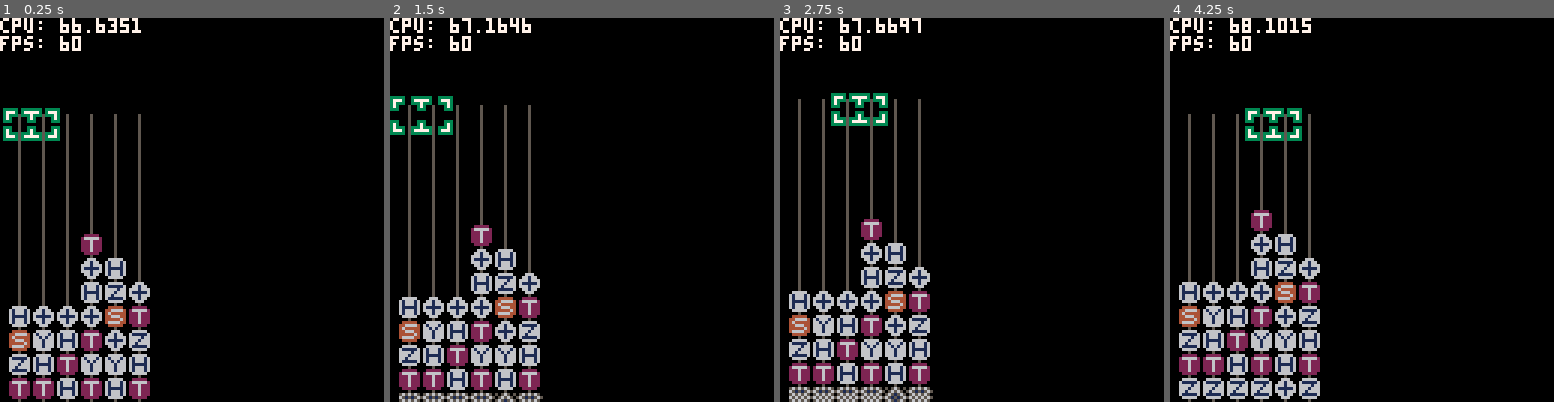
Above: before the commit, frames 1-4 (left to right).
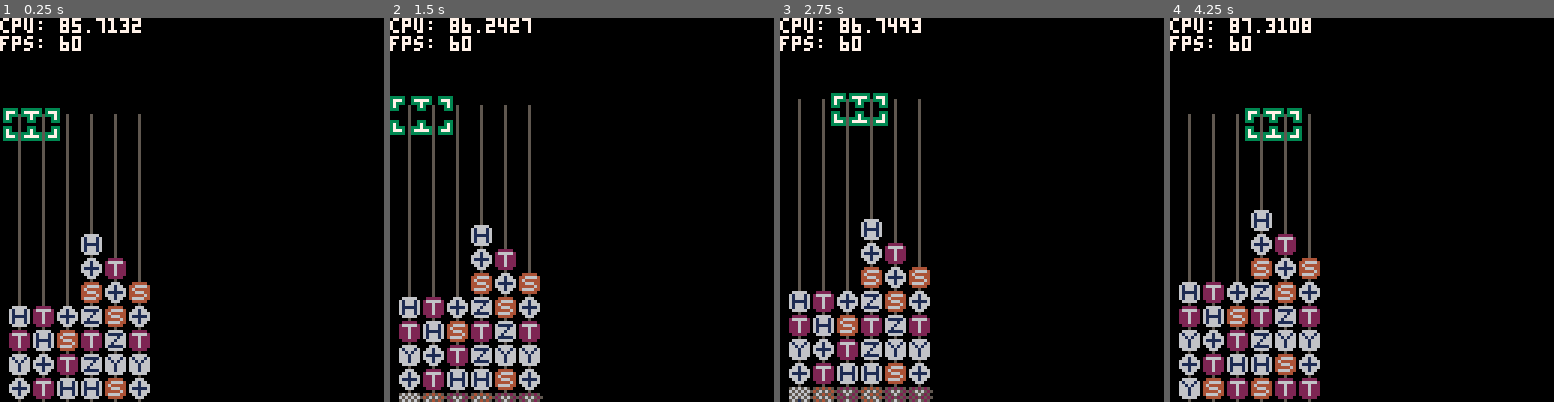
Above: after the commit, the same moments.

Repository: qniapp/quantattack
Game: PICO-8 cartridge qitaev.p8
Same seed, same stepped clock (60 frames per second), same inputs: the game is played once before the commit and once after it.
Inputs:
- Up to frame 1 (0.25 s): no input
- Up to frame 2 (1.5 s): tap O (Z key) at 0.7 s
- Up to frame 3 (2.75 s): hold Right 1.6-2.1 s; tap O (Z key) at 1.7, 2.1, 2.5 s; hold Up 2.15-2.42 s; hold Right from 2.47 s (still down)
- Up to frame 4 (4.25 s): tap O (Z key) every 0.4 s from 2.9 to 4.1 s; release Right at 3.03 s; hold Left 3.08-3.58 s; hold Down 3.63-3.97 s; hold Right from 4.02 s (still down)

The runs differ from the first frame. In frame 1, 4.2% of the frame differs, in the area x 2-40%, y 0-100%; in frame 2, 4.5%; in frame 3, 4.6%; in frame 4, 5.6%.

Commit message:
cnot を落とせるようにする

Diff:
--- a/qitaev.p8
+++ b/qitaev.p8
@@ -2,8 +2,10 @@
 version 36
 __lua__
 colors = {
+  ["dark_blue"] = 1,
   ["dark_purple"] = 2,
   ["dark_green"] = 3,
+  ["brown"] = 4,
   ["dark_grey"] = 5,
   ["light_grey"] = 6,
   ["white"] = 7,
@@ -80,64 +82,64 @@
       end
     end
 
-    if (board:idle_gate_at(x, y).type == "h" and
-        board:idle_gate_at(x, y + 1).type == "h") then
+    if (board:idle_gate_at(x, y):is_h() and
+        board:idle_gate_at(x, y + 1):is_h()) then
       return {
         { ["dx"] = 0, ["dy"] = 0, ["gate"] = gate.i() },
         { ["dx"] = 0, ["dy"] = 1, ["gate"] = gate.i() },
       }
     end
 
-    if (board:idle_gate_at(x, y).type == "x" and
-        board:idle_gate_at(x, y + 1).type == "x") then
+    if (board:idle_gate_at(x, y):is_x() and
+        board:idle_gate_at(x, y + 1):is_x()) then
       return {
         { ["dx"] = 0, ["dy"] = 0, ["gate"] = gate.i() },
         { ["dx"] = 0, ["dy"] = 1, ["gate"] = gate.i() },
       }
     end
 
-    if (board:idle_gate_at(x, y).type == "y" and
-        board:idle_gate_at(x, y + 1).type == "y") then
+    if (board:idle_gate_at(x, y):is_y() and
+        board:idle_gate_at(x, y + 1):is_y()) then
       return {
         { ["dx"] = 0, ["dy"] = 0, ["gate"] = gate.i() },
         { ["dx"] = 0, ["dy"] = 1, ["gate"] = gate.i() },
       }
     end
 
-    if (board:idle_gate_at(x, y).type == "z" and
-        board:idle_gate_at(x, y + 1).type == "z") then
+    if (board:idle_gate_at(x, y):is_z() and
+        board:idle_gate_at(x, y + 1):is_z()) then
       return {
         { ["dx"] = 0, ["dy"] = 0, ["gate"] = gate.i() },
         { ["dx"] = 0, ["dy"] = 1, ["gate"] = gate.i() },
       }
     end
 
-    if (board:idle_gate_at(x, y).type == "z" and
-        board:idle_gate_at(x, y + 1).type == "x") then
+    if (board:idle_gate_at(x, y):is_z() and
+        board:idle_gate_at(x, y + 1):is_x()) then
       return {
         { ["dx"] = 0, ["dy"] = 0, ["gate"] = gate.i() },
         { ["dx"] = 0, ["dy"] = 1, ["gate"] = gate.y() },
       }
     end
 
-    if (board:idle_gate_at(x, y).type == "x" and
-        board:idle_gate_at(x, y + 1).type == "z") then
+    if (board:idle_gate_at(x, y):is_x() and
+        board:idle_gate_at(x, y + 1):is_z()) then
       return {
         { ["dx"] = 0, ["dy"] = 0, ["gate"] = gate.i() },
         { ["dx"] = 0, ["dy"] = 1, ["gate"] = gate.y() },
       }
     end
 
-    if (board:idle_gate_at(x, y).type == "s" and
-        board:idle_gate_at(x, y + 1).type == "s") then
+    if (board:idle_gate_at(x, y):is_s() and
+        board:idle_gate_at(x, y + 1):is_s()) then
       return {
         { ["dx"] = 0, ["dy"] = 0, ["gate"] = gate.i() },
         { ["dx"] = 0, ["dy"] = 1, ["gate"] = gate.z() },
       }
     end
 
-    if (board:idle_gate_at(x, y).type == "t" and
-        board:idle_gate_at(x, y + 1).type == "t") then
+    if (board:idle_gate_at(x, y):is_t() and
+        board:idle_gate_at(x, y + 1):is_t()) then
       return {
         { ["dx"] = 0, ["dy"] = 0, ["gate"] = gate.i() },
         { ["dx"] = 0, ["dy"] = 1, ["gate"] = gate.s() },
@@ -154,9 +156,9 @@
       end
     end
 
-    if (board:idle_gate_at(x, y).type == "h" and
-        board:idle_gate_at(x, y + 1).type == "x" and
-        board:idle_gate_at(x, y + 2).type == "h") then
+    if (board:idle_gate_at(x, y):is_h() and
+        board:idle_gate_at(x, y + 1):is_x() and
+        board:idle_gate_at(x, y + 2):is_h()) then
       return {
         { ["dx"] = 0, ["dy"] = 0, ["gate"] = gate.i() },
         { ["dx"] = 0, ["dy"] = 1, ["gate"] = gate.i() },
@@ -164,9 +166,9 @@
       }
     end
 
-    if (board:idle_gate_at(x, y).type == "h" and
-        board:idle_gate_at(x, y + 1).type == "z" and
-        board:idle_gate_at(x, y + 2).type == "h") then
+    if (board:idle_gate_at(x, y):is_h() and
+        board:idle_gate_at(x, y + 1):is_z() and
+        board:idle_gate_at(x, y + 2):is_h()) then
       return {
         { ["dx"] = 0, ["dy"] = 0, ["gate"] = gate.i() },
         { ["dx"] = 0, ["dy"] = 1, ["gate"] = gate.i() },
@@ -174,9 +176,9 @@
       }
     end
 
-    if (board:idle_gate_at(x, y).type == "s" and
-        board:idle_gate_at(x, y + 1).type == "z" and
-        board:idle_gate_at(x, y + 2).type == "s") then
+    if (board:idle_gate_at(x, y):is_s() and
+        board:idle_gate_at(x, y + 1):is_z() and
+        board:idle_gate_at(x, y + 2):is_s()) then
       return {
         { ["dx"] = 0, ["dy"] = 0, ["gate"] = gate.i() },
         { ["dx"] = 0, ["dy"] = 1, ["gate"] = gate.i() },
@@ -184,6 +186,27 @@
       }
     end
 
+    -- c -- x   x -- c
+    -- x -- c   c -- x  -->
+    -- c -- x,  x -- c       swap -- swap
+    if (board:idle_gate_at(x, y):is_c() and
+       (board:idle_gate_at(x, y + 1):is_cnot_x()) and
+        board:idle_gate_at(x, y + 2):is_c() and
+        board:idle_gate_at(board:idle_gate_at(x, y).xx, y + 1):is_c() and
+        board:idle_gate_at(board:idle_gate_at(x, y).xx, y + 2):is_cnot_x()) then
+      local dx = board:idle_gate_at(x, y).xx - x
+      return {
+        { ["dx"] = 0, ["dy"] = 0, ["gate"] = gate.i() }, { ["dx"] = dx, ["dy"] = 0, ["gate"] = gate.i() },
+        { ["dx"] = 0, ["dy"] = 1, ["gate"] = gate.i() }, { ["dx"] = dx, ["dy"] = 1, ["gate"] = gate.i() },
+        { ["dx"] = 0, ["dy"] = 2, ["gate"] = gate.swap() }, { ["dx"] = dx, ["dy"] = 2, ["gate"] = gate.swap() },
+      }
+    end
+
+    -- todo:
+    -- h    h
+    -- c -- x  -->
+    -- h    h       x -- c
+
     return {}
   end,
 }
@@ -192,6 +215,7 @@
   cols = 6,
   rows = 12,
   next_row = 1,
+  cnot_probability = 0.1,
 
   new = function(self, top, left)
     local b = {
@@ -208,7 +232,7 @@
           self.gate[x] = {}
           for y = board.rows + board.next_row, 1, -1 do
             if y >= board.rows - 2 or
-               (y < board.rows - 2 and y >= 6 and rnd(1) > (y - 11) * -0.1 and self.gate[x][y + 1].type ~= "i") then
+               (y < board.rows - 2 and y >= 6 and rnd(1) > (y - 11) * -0.1 and (not self.gate[x][y + 1]:is_i())) then
               repeat
                 self:set(x, y, self:_random_gate())
               until (#gate_reduction_rules:reduce(self, x, y, true) == 0)
@@ -259,9 +284,32 @@
             else
               gate:draw(x, y - self.raised_dots)
             end
+          end
+        end
+
+        for bx = 1, board.cols do
+          for by = board.rows + board.next_row, 1, -1 do
+            local x = self.left + (bx - 1) * gate.size
+            local y = self.top + (by - 1) * gate.size
+            local gate = self.gate[bx][by]
+
+            -- draw cnot laser
+            if gate:is_c() and rnd(1) > 0.3 then
+              local lx0 = x + 3
+              local ly0 = y + 3 - self.raised_dots
+              local lx1 = self.left + (self.gate[bx][by].xx - 1) * 8 + 3
+              local ly1 = ly0
+
+              line(lx0, ly0, lx1, ly1, colors.yellow)
+            end
+
+            -- draw cnot gates over the cnot laser
+            if gate:is_c() or gate:is_cnot_x() then
+              gate:draw(x, y - self.raised_dots)
+            end
 
             if (by == board.rows + board.next_row) then
-              spr(15, x, y - self.raised_dots)
+              spr(64, x, y - self.raised_dots)
             end
           end
         end
@@ -277,11 +325,52 @@
           return false
         end
 
+        left_gate:swap_with_right()
         right_gate:swap_with_left()
-        left_gate:swap_with_right()
-
+
+        self:set(xr, y, left_gate)
         self:set(xl, y, right_gate)
-        self:set(xr, y, left_gate)
+
+        -- c x
+        -- c _ _ x
+        if (left_gate:is_c()) then
+          if left_gate.xx == xr then
+            left_gate.xx = xl
+          end
+          local x_gate = self.gate[left_gate.xx][y]
+          assert(x_gate:is_cnot_x())
+          x_gate.cx = xr
+        end
+        -- _ _ x c
+        -- x _ _ c
+        if (right_gate:is_c()) then
+          if right_gate.xx == xl then
+            right_gate.xx = xr
+          end
+          local x_gate = self.gate[right_gate.xx][y]
+          assert(x_gate:is_cnot_x())
+          x_gate.cx = xl
+        end
+        -- x c
+        -- x _ _ c
+        if (left_gate:is_cnot_x()) then
+          if left_gate.cx == xr then
+            left_gate.cx = xl
+          end
+          local c_gate = self.gate[left_gate.cx][y]
+          assert(c_gate:is_c())
+          c_gate.xx = xr
+        end
+        -- _ _ c x
+        -- c _ _ x
+        if (right_gate:is_cnot_x()) then
+          if right_gate.cx == xl then
+            right_gate.cx = xr
+          end
+          local c_gate = self.gate[right_gate.cx][y]
+          assert(c_gate:is_c())
+          c_gate.xx = xl
+        end
       end,
 
       is_swappable = function(self, left_gate, right_gate)
@@ -324,7 +413,7 @@
             local gate = self.gate[x][y]
             local gate_below = self.gate[x][y + 1]
 
-            if (gate.type ~= "i" and
+            if ((not gate:is_i()) and
                 gate:is_dropped() and
                 gate.tick_drop == 0 and
                 (gate_below == nil or (not gate_below:is_dropped()))) then
@@ -359,30 +448,96 @@
       drop_gates = function(self)
         for x = 1, board.cols do
           for y = board.rows - 1, 1, -1 do
-            local ty = y
-            local gate_below = self.gate[x][ty + 1]
-            while (gate_below ~= nil and
-                   self.gate[x][ty].type != "i" and
-                   self.gate[x][ty]:is_idle() and
-                   gate_below:is_idle() and
-                   gate_below.type == "i") do
-              self.gate[x][ty + 1] = self.gate[x][ty]
-              self.gate[x][ty] = gate.i()
-              ty += 1
-              gate_below = self.gate[x][ty + 1]
-            end
-
-            if (ty > y) then
-              self.gate[x][ty]:dropped()
-            end
-          end
-        end
+            local tmp_y = y
+
+            while ((not self.gate[x][tmp_y]:is_c()) and
+                   (not self.gate[x][tmp_y]:is_cnot_x()) and
+                    self:is_droppable(x, tmp_y)) do
+              self.gate[x][tmp_y + 1] = self.gate[x][tmp_y]
+              self.gate[x][tmp_y] = gate.i()
+              tmp_y += 1
+            end
+
+            if (tmp_y > y) then
+              self.gate[x][tmp_y]:dropped()
+            end
+          end
+        end
+
+        -- drop cnot pairs
+        for x = 1, board.cols do
+          for y = board.rows - 1, 1, -1 do
+            local tmp_y = y
+
+            while (self.gate[x][tmp_y]:is_c() and
+                   self.gate[x][tmp_y]:is_idle() and
+                   self:is_droppable(x, tmp_y) and
+                   (not self:overlap_with_cnot(x, tmp_y + 1)) and
+                   self:is_droppable(self.gate[x][tmp_y].xx, tmp_y) and
+                   (not self:overlap_with_cnot(self.gate[x][tmp_y].xx, tmp_y + 1))) do
+              local cnot_c = self.gate[x][tmp_y]
+              local cnot_x = self.gate[cnot_c.xx][tmp_y]
+
+              assert(cnot_x:is_cnot_x())
+
+              self.gate[x][tmp_y + 1] = cnot_c
+              self.gate[x][tmp_y] = gate.i()
+              self.gate[cnot_c.xx][tmp_y + 1] = cnot_x
+              self.gate[cnot_c.xx][tmp_y] = gate.i()
+              tmp_y += 1
+            end
+
+            if (tmp_y > y) then
+              self.gate[x][tmp_y]:dropped()
+            end
+          end
+        end
+      end,
+
+      is_droppable = function(self, x, y)
+        local result = false
+        local gate = self.gate[x][y]
+        local gate_below = self.gate[x][y + 1]
+
+        return ((not gate:is_i()) and
+                 gate:is_idle() and
+                 y + 1 <= board.rows and
+                 gate_below:is_i())
+      end,
+
+      overlap_with_cnot = function(self, x, y)
+        local control_gate = nil
+        local x_gate = nil
+        local control_gate_x = nil
+        local x_gate_x = nil
+
+        for bx = 1, board.cols do
+          if self.gate[bx][y]:is_c() then
+            control_gate = self.gate[bx][y]
+            control_gate_x = bx
+          end
+          if self.gate[bx][y]:is_cnot_x() then
+            x_gate = self.gate[bx][y]
+            x_gate_x = bx
+          end
+        end
+
+        if control_gate == nil and x_gate == nil then
+          return false
+        end
+
+        if (control_gate_x < x and x < x_gate_x) or
+           (x_gate_x < x and x < control_gate_x) then
+          return true
+        end
+
+        return false
       end,
 
       insert_gates_at_bottom = function(self)
         for x = 1, board.cols do
           for y = 1, board.rows + board.next_row - 1 do
-            if y == 1 and self.gate[x][y].type ~= 'i' then
+            if y == 1 and (not self.gate[x][y]:is_i()) then
               self:game_over()
             else
               self.gate[x][y] = self.gate[x][y + 1]
@@ -396,6 +551,26 @@
             gate_reduction_rules:reduce(self, x, board.rows - 1, true)
           until (#gate_reduction_rules:reduce(self, x, board.rows, true) == 0)
         end
+
+        -- maybe add cnot
+        if rnd(1) < board.cnot_probability then
+          local cx = flr(rnd(board.cols)) + 1
+          local xx = nil
+          repeat
+            xx = flr(rnd(board.cols)) + 1
+          until xx ~= cx
+
+          local x_gate = gate.x(cx)
+          local control_gate = gate.c(xx)
+          self:set(xx, board.rows + board.next_row, x_gate)
+          self:set(cx, board.rows + board.next_row, control_gate)
+
+          local cnot_left_x = min(cx, xx)
+          local cnot_right_x = max(cx, xx)
+          for x = cnot_left_x + 1, cnot_right_x - 1 do
+            self:set(x, board.rows + board.next_row, gate.i())
+          end
+        end
       end,
 
       update_gates = function(self)
@@ -420,12 +595,12 @@
       -- private
 
       _random_gate = function(self)
-        local non_i_c_gate = nil
+        local g = nil
         repeat
-          non_i_c_gate = gate:new(gate.types[flr(rnd(#gate.types)) + 1])
-        until non_i_c_gate.type ~= "i" and non_i_c_gate.type ~= "c"
-
-        return non_i_c_gate
+          g = gate:new(gate.types[flr(rnd(#gate.types)) + 1])
+        until ((not g:is_i()) and (not g:is_c()) and (not g:is_swap()))
+
+        return g
       end,
     }
 
@@ -436,7 +611,7 @@
 }
 
 wire = {
-  _sprite = 14,
+  _sprite = 65,
 
   draw = function(self, x, y)
     spr(self._sprite, x, y)
@@ -444,7 +619,7 @@
 }
 
 gate = {
-  types = {"h", "x", "y", "z", "s", "t", "c", "i"},
+  types = {"h", "x", "y", "z", "s", "t", "c", "swap", "i"},
 
   sprites = {
     ["idle"] = {
@@ -455,6 +630,7 @@
       ["s"] = 4,
       ["t"] = 5,
       ["c"] = 6,
+      ["swap"] = 7,
     },
     ["dropped"] = {
       ["h"] = 16,
@@ -464,6 +640,7 @@
       ["s"] = 20,
       ["t"] = 21,
       ["c"] = 22,
+      ["swap"] = 23,
     },
     ["jumping"] = {
       ["h"] = 48,
@@ -473,6 +650,7 @@
       ["s"] = 52,
       ["t"] = 53,
       ["c"] = 54,
+      ["swap"] = 55,
     },
     ["falling"] = {
       ["h"] = 32,
@@ -482,33 +660,37 @@
       ["s"] = 36,
       ["t"] = 37,
       ["c"] = 38,
+      ["swap"] = 39,
     },
     ["match_up"] = {
-      ["h"] = 7,
-      ["x"] = 8,
-      ["y"] = 9,
-      ["z"] = 10,
-      ["s"] = 11,
-      ["t"] = 12,
-      ["c"] = 13,
+      ["h"] = 8,
+      ["x"] = 9,
+      ["y"] = 10,
+      ["z"] = 11,
+      ["s"] = 12,
+      ["t"] = 13,
+      ["c"] = 14,
+      ["swap"] = 15,
     },
     ["match_middle"] = {
-      ["h"] = 23,
-      ["x"] = 24,
-      ["y"] = 25,
-      ["z"] = 26,
-      ["s"] = 27,
-      ["t"] = 28,
-      ["c"] = 29,
+      ["h"] = 24,
+      ["x"] = 25,
+      ["y"] = 26,
+      ["z"] = 27,
+      ["s"] = 28,
+      ["t"] = 29,
+      ["c"] = 30,
+      ["swap"] = 31,
     },
     ["match_down"] = {
-      ["h"] = 39,
-      ["x"] = 40,
-      ["y"] = 41,
-      ["z"] = 42,
-      ["s"] = 43,
-      ["t"] = 44,
-      ["c"] = 45,
+      ["h"] = 40,
+      ["x"] = 41,
+      ["y"] = 42,
+      ["z"] = 43,
+      ["s"] = 44,
+      ["t"] = 45,
+      ["c"] = 46,
+      ["swap"] = 47,
     },
   },
 
@@ -524,13 +706,21 @@
       _state = "idle",
 
       draw = function(self, x, y)
-        if self.type == "i" then return end
+        if self:is_i() then return end
+
+        if self:is_cnot_x() then
+          pal(colors.light_grey, colors.brown)
+          pal(colors.dark_blue, colors.light_grey)
+        end
 
         spr(self:_sprite(), x, y)
+
+        pal(colors.light_grey, colors.light_grey)
+        pal(colors.dark_blue, colors.dark_blue)
       end,
 
       replace_with = function(self, other)
-        assert(self.type ~= "i")
+        assert(not self:is_i())
         assert(other.type)
 
         if self._state != "idle" then
@@ -621,6 +811,47 @@
 
       is_changing_to_i = function(self)
         return self.tick_match == gate.num_frames_match - 1 and self.replace_with_type == "i"
+      end,
+
+      is_h = function(self)
+        return self.type == "h"
+      end,
+
+      is_x = function(self)
+        return self.type == "x" and self.cx == nil
+      end,
+
+      is_cnot_x = function(self)
+        return self.type == "x" and self.cx != nil
+      end,
+
+      is_y = function(self)
+        return self.type == "y"
+      end,
+
+      is_z = function(self)
+        return self.type == "z"
+      end,
+
+      is_s = function(self)
+        return self.type == "s"
+      end,
+
+      is_t = function(self)
+        return self.type == "t"
+      end,
+
+      is_c = function(self)
+        -- assert(self.xx)
+        return self.type == "c"
+      end,
+
+      is_swap = function(self)
+        return self.type == "swap"
+      end,
+
+      is_i = function(self)
+        return self.type == "i"
       end,
 
       -- private
@@ -658,18 +889,37 @@
   end,
 }
 
-gate.x = function()
-  return gate:new("x")
+gate.x = function(cx)
+  local x = gate:new("x")
+  if cx ~= nil then
+    x.cx = cx
+  end
+
+  return x
 end
+
 gate.y = function()
   return gate:new("y")
 end
+
 gate.z = function()
   return gate:new("z")
 end
+
 gate.s = function()
   return gate:new("s")
 end
+
+gate.c = function(xx)
+  local c = gate:new("c")
+  c.xx = xx
+  return c
+end
+
+gate.swap = function()
+  return gate:new("swap")
+end
+
 gate.i = function()
   return gate:new("i")
 end
@@ -678,8 +928,8 @@
 
 player_cursor = {
   _sprites = {
-    ["corner"] = 30,
-    ["middle"] = 46
+    ["corner"] = 66,
+    ["middle"] = 67
   },
 
   new = function(self, x, y, board)
Not shown, changed: 36 lines of the sprite sheet (__gfx__) section of qitaev.p8
